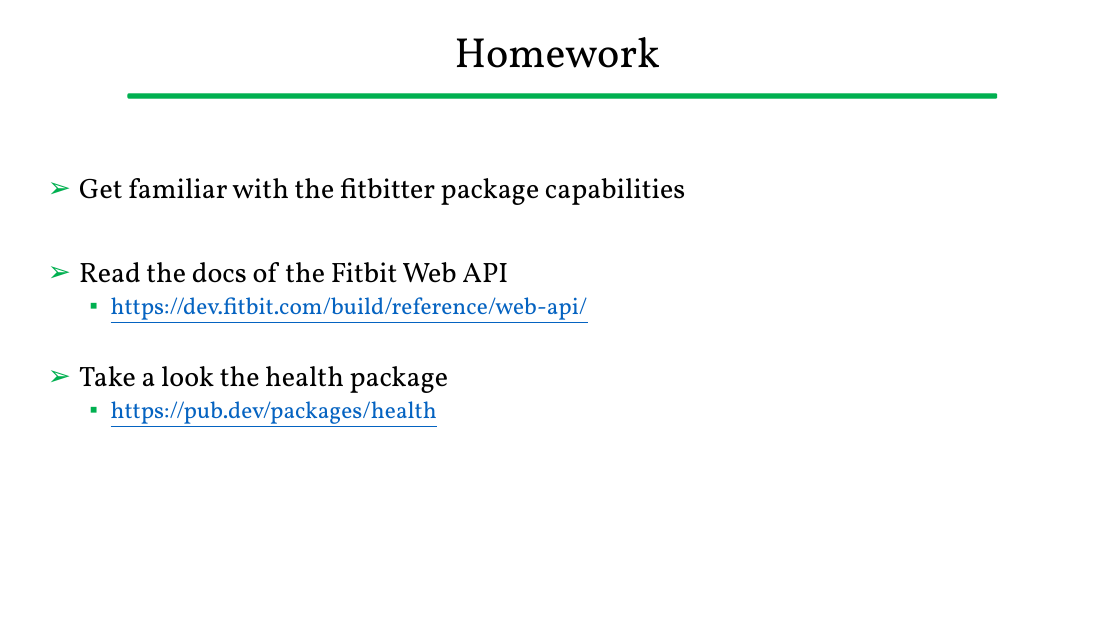
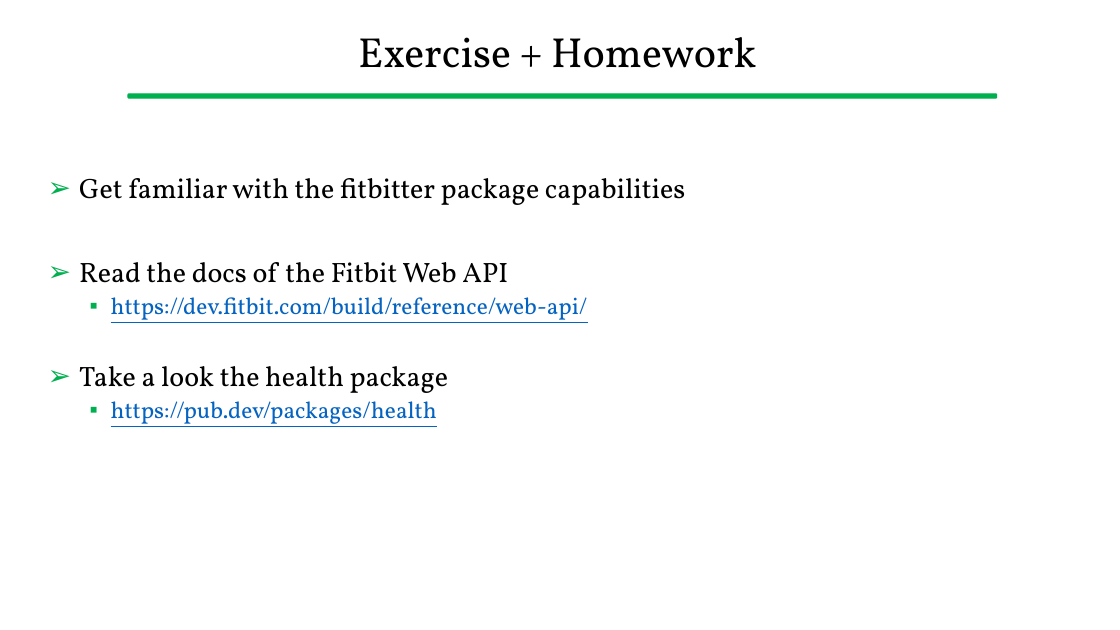
Before and after one commit to gcappon/bwthw, a slide deck: slide 19 of lab_09-fitbitter/lab_09-fitbitter.pptx. Drawn at 1120x630 pixels with LibreOffice and Linux fonts; fonts in the diff are those of the drawing. Boxes give left, top, right and bottom in pixels: in the first picture for what was removed or moved away, otherwise in the second. Text is boxed around its words. In the diff, an @@ line names an element or a change of style, - is before the commit and + after.

```diff
--- a/lab_09-fitbitter/lab_09-fitbitter.pptx
+++ b/lab_09-fitbitter/lab_09-fitbitter.pptx
@@ title at [358,37,757,68]: text changed @@
-Homework
+Exercise + Homework
```
Also in this commit, not shown: 5 other files.
